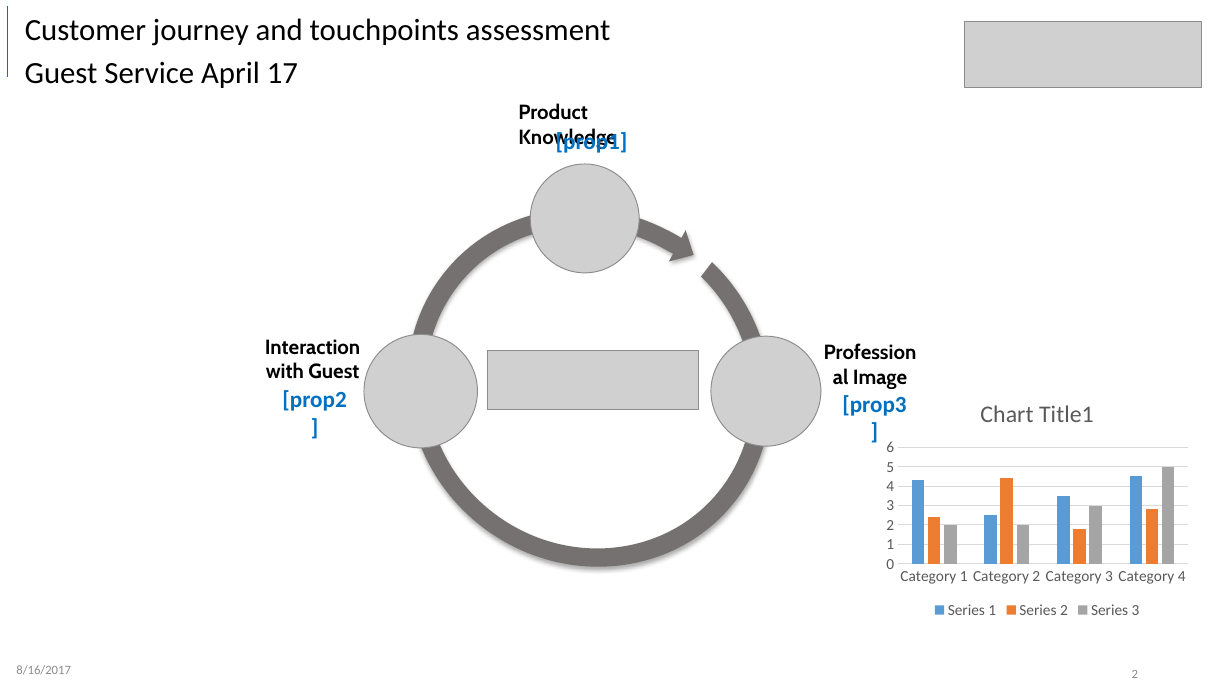
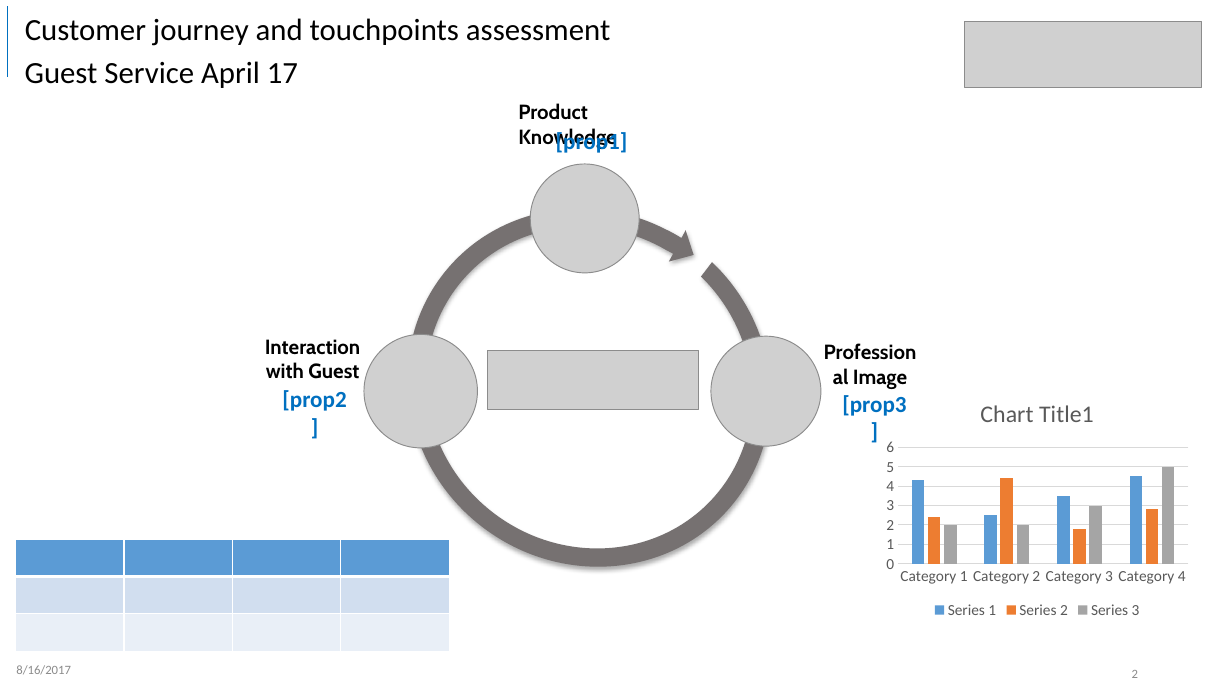
Before and after one commit to heat9070/template_check, a slide deck: slide 2 of CheckListTemplates/App_Data/TDMGuestServices.pptx. Drawn at 1232x693 pixels with LibreOffice and Linux fonts; fonts in the diff are those of the drawing; grey boxes stand for pictures. Boxes give left, top, right and bottom in pixels: in the first picture for what was removed or moved away, otherwise in the second. Text is boxed around its words. In the diff, an @@ line names an element or a change of style, - is before the commit and + after.

```diff
--- a/CheckListTemplates/App_Data/TDMGuestServices.pptx
+++ b/CheckListTemplates/App_Data/TDMGuestServices.pptx
@@ table added at (x1=16, y1=539, x2=448, y2=652), 3 rows, 4 columns @@
+ |  |  | 
+ |  |  | 
+ |  |  | 
```
Also in this commit, not shown: 12 other files.
